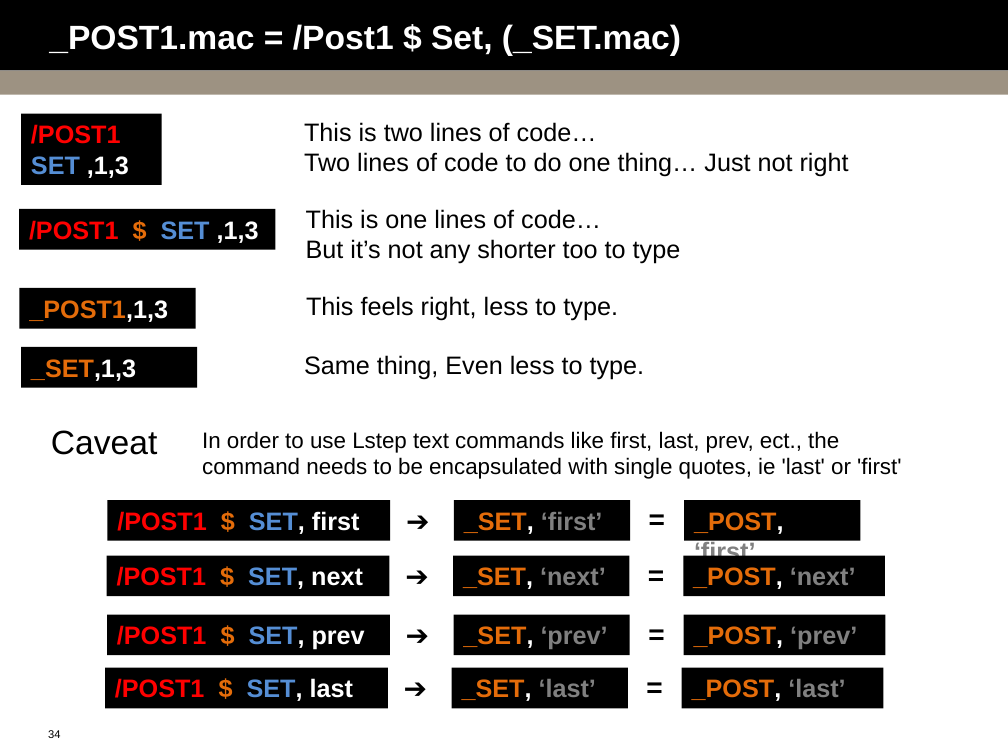
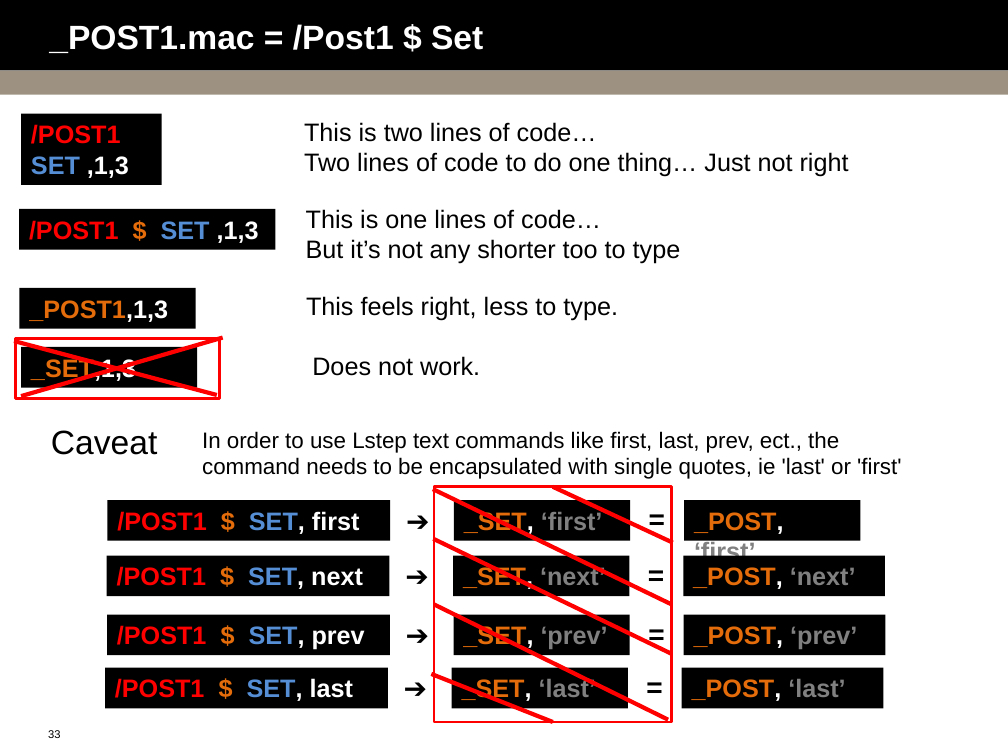
Before and after one commit to bguest/ansys-macros, a slide deck: slide 33 of Macro-Mania.pptx (slide 34 before the commit). Drawn at 1008x756 pixels with LibreOffice and Linux fonts; fonts in the diff are those of the drawing; background and template pictures are left out. Boxes give left, top, right and bottom in pixels: in the first picture for what was removed or moved away, otherwise in the second. Text is boxed around its words. In the diff, an @@ line names an element or a change of style, - is before the commit and + after.

```diff
--- a/Macro-Mania.pptx
+++ b/Macro-Mania.pptx
@@ title at (49,24,483,53): text changed @@
-_POST1.mac = /Post1 $ Set, (_SET.mac)
+_POST1.mac = /Post1 $ Set
@@ line added from (14, 341) to (217, 395), #FF0000 3 pt @@
@@ rectangle added at (15,339,219,398), outline #FF0000 2 pt @@
@@ line added from (223, 338) to (21, 396), #FF0000 3 pt @@
@@ text at (312,356,480,376): text changed @@
-Same thing, Even less to type.
+Does not work.
@@ line added from (432, 489) to (671, 605), #FF0000 3 pt @@
@@ rectangle added at (434,487,672,722), outline #FF0000 2 pt @@
@@ line added from (552, 487) to (672, 542), #FF0000 3 pt @@
@@ line added from (433, 538) to (672, 654), #FF0000 3 pt @@
@@ line added from (434, 605) to (668, 720), #FF0000 3 pt @@
@@ line added from (431, 674) to (552, 722), #FF0000 3 pt @@
@@ page number at (48,730,60,738): text changed @@
-34
+33
```
Also in this commit, not shown: 4 slides added, 4 other files.
